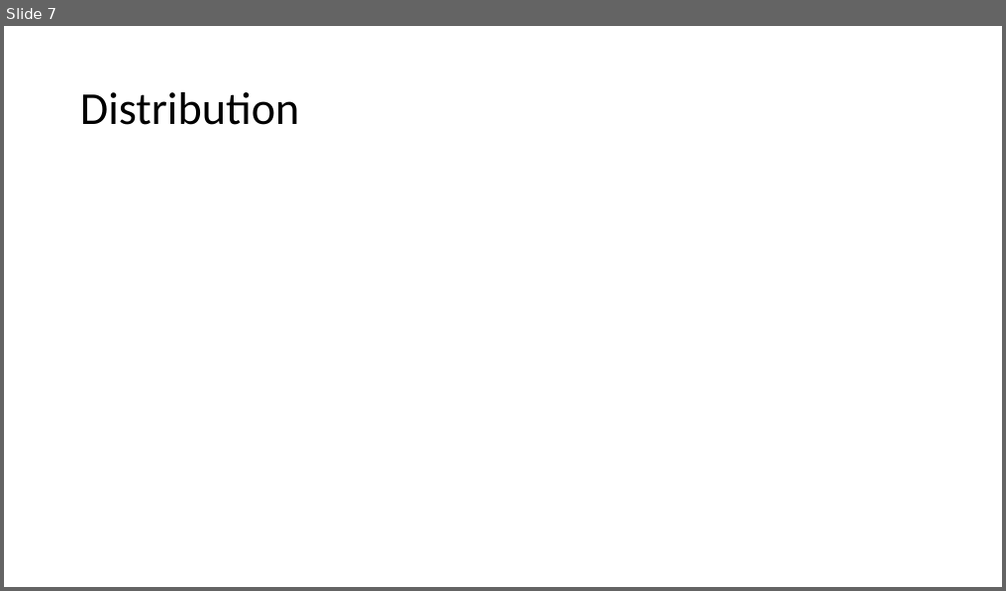
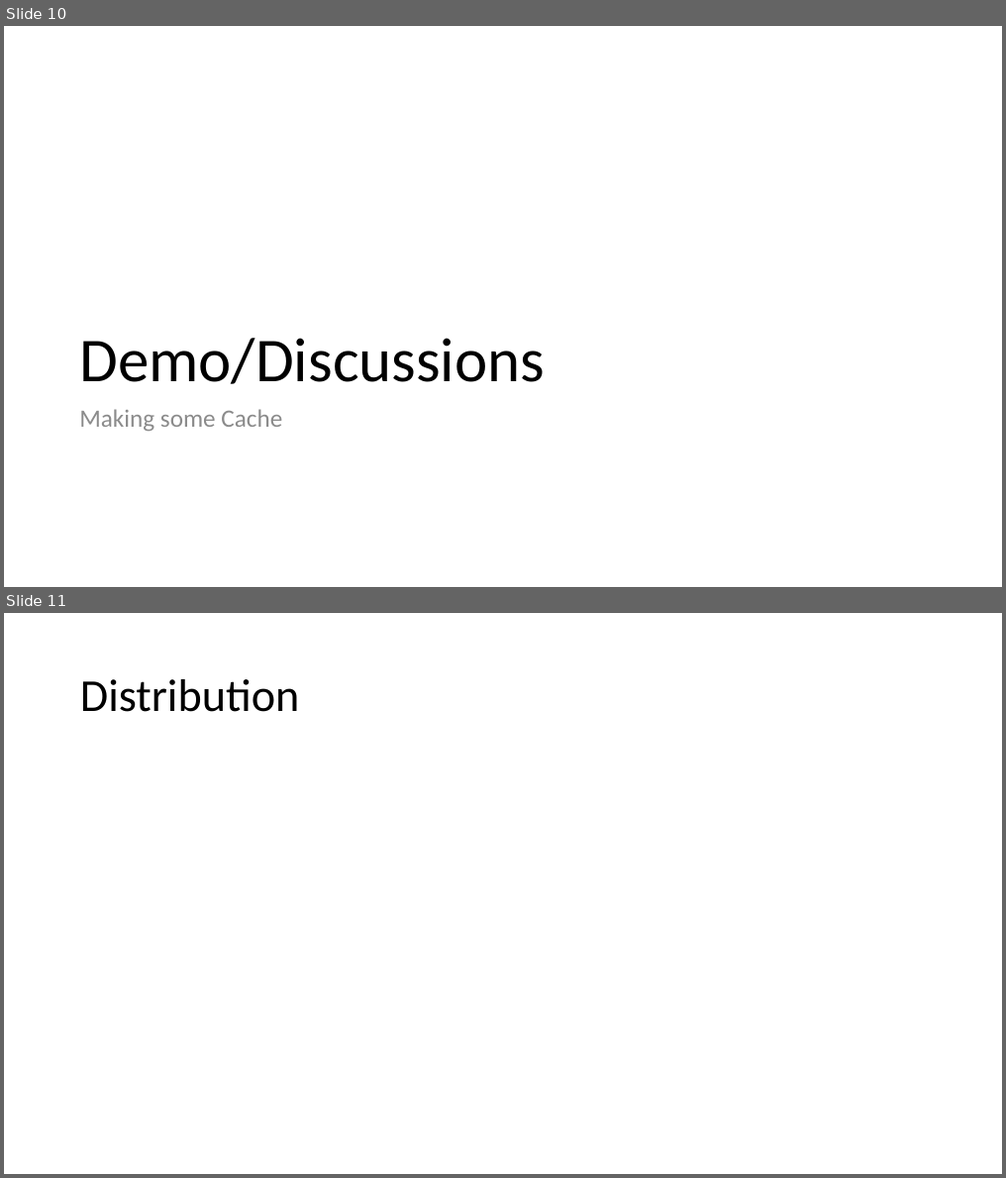
Before and after one commit to 1kevgriff/Workshop-ASPNETCore-Liftoff, a slide deck: Slides/02_DesignForSpeed.pptx. Shown one above the other, each under a label of ours: slide 7 before the commit, slides 10 and 11 after it. The pictures are 1006x591 and 1006x1178 pixels, drawn with LibreOffice and Linux fonts; fonts in the diff are those of the drawing. Boxes give left, top, right and bottom in pixels: in the first picture for what was removed or moved away, otherwise in the second. Text is boxed around its words. In the diff, an @@ line names an element or a change of style, - is before the commit and + after.

```diff
--- a/Slides/02_DesignForSpeed.pptx
+++ b/Slides/02_DesignForSpeed.pptx
@@ slide 10 added at (4,26,1002,587), background #FFFFFF @@
@@ title added at (79,338,545,384), 60 pt, text #000000 @@
+Demo/Discussions
@@ text added at (79,409,282,431), 24 pt, text #8C8C8C @@
+Making some Cache
@@ what was slide 7 is now slide 11 @@
```
Also in this commit, not shown: 1 slide changed, 10 other slides added.
